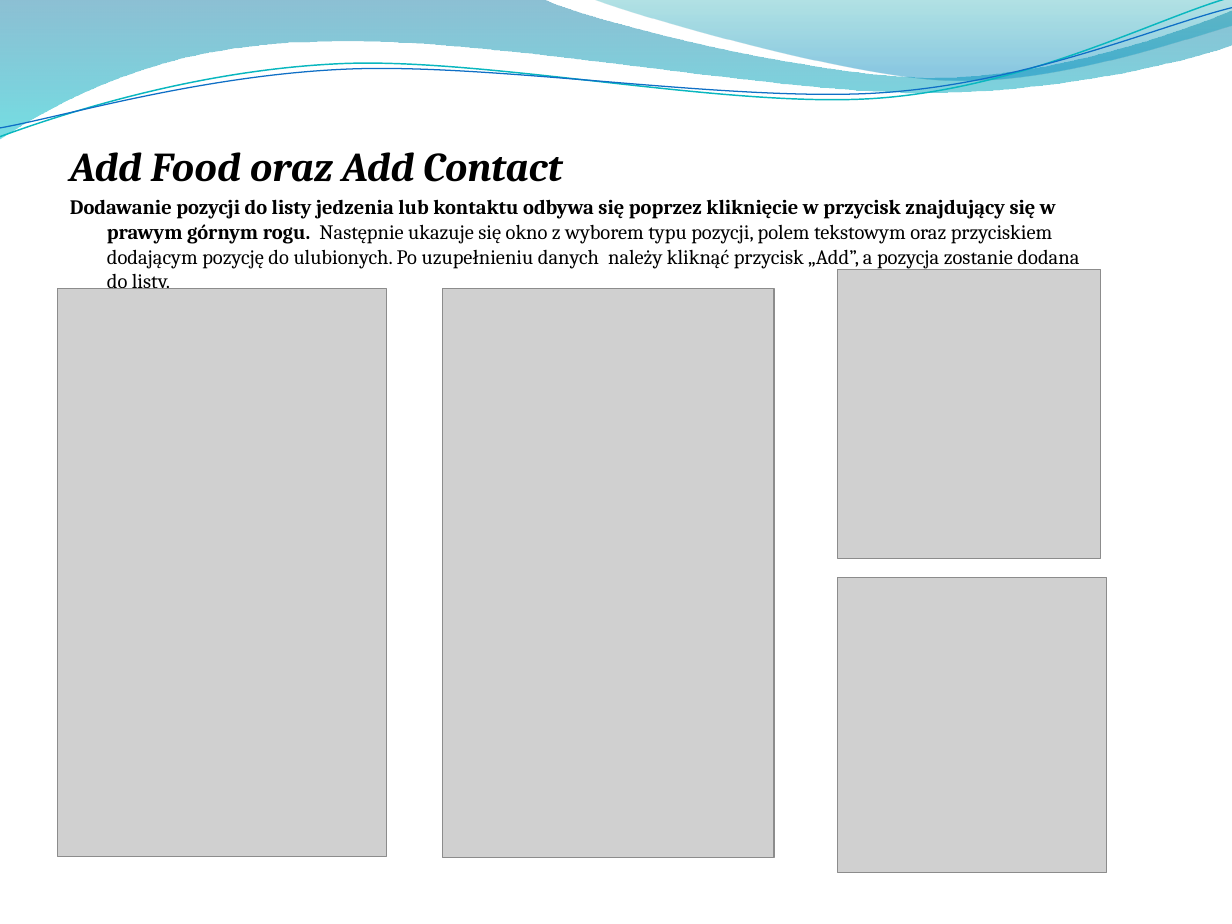
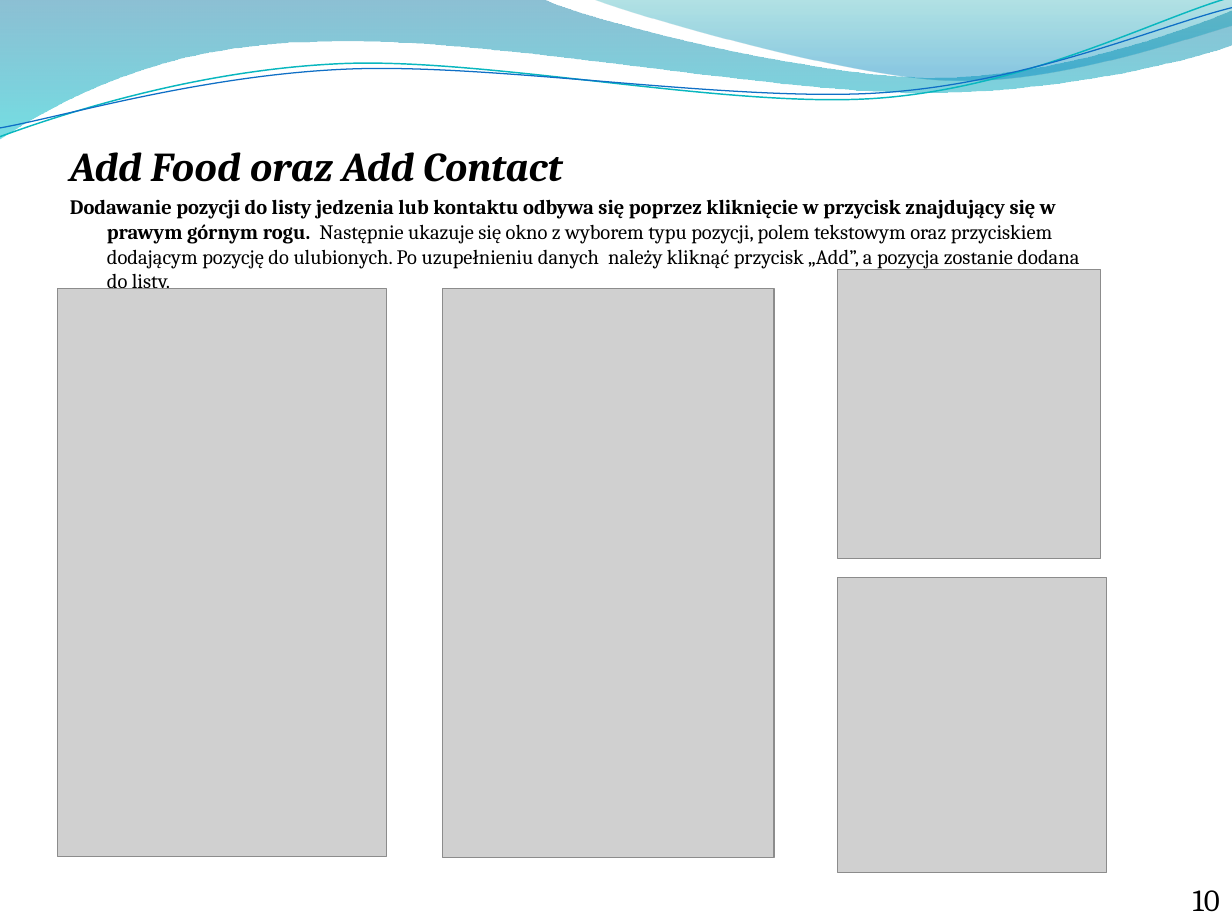
Before and after one commit to pckielbasa/praca_inz, a slide deck: slide 10 of Prezentacja Praca Inż.pptx. Drawn at 1232x924 pixels with LibreOffice and Linux fonts; fonts in the diff are those of the drawing; grey boxes stand for pictures; background and template pictures are left out. Boxes give left, top, right and bottom in pixels: in the first picture for what was removed or moved away, otherwise in the second. Text is boxed around its words. In the diff, an @@ line names an element or a change of style, - is before the commit and + after.

```diff
--- a/Prezentacja Praca Inż.pptx
+++ b/Prezentacja Praca Inż.pptx
@@ text added at box(1193, 890, 1220, 912), 18 pt, text #000000 @@
+10
```
Also in this commit, not shown: 12 other slides changed, 2 slides added, 5 other files.
